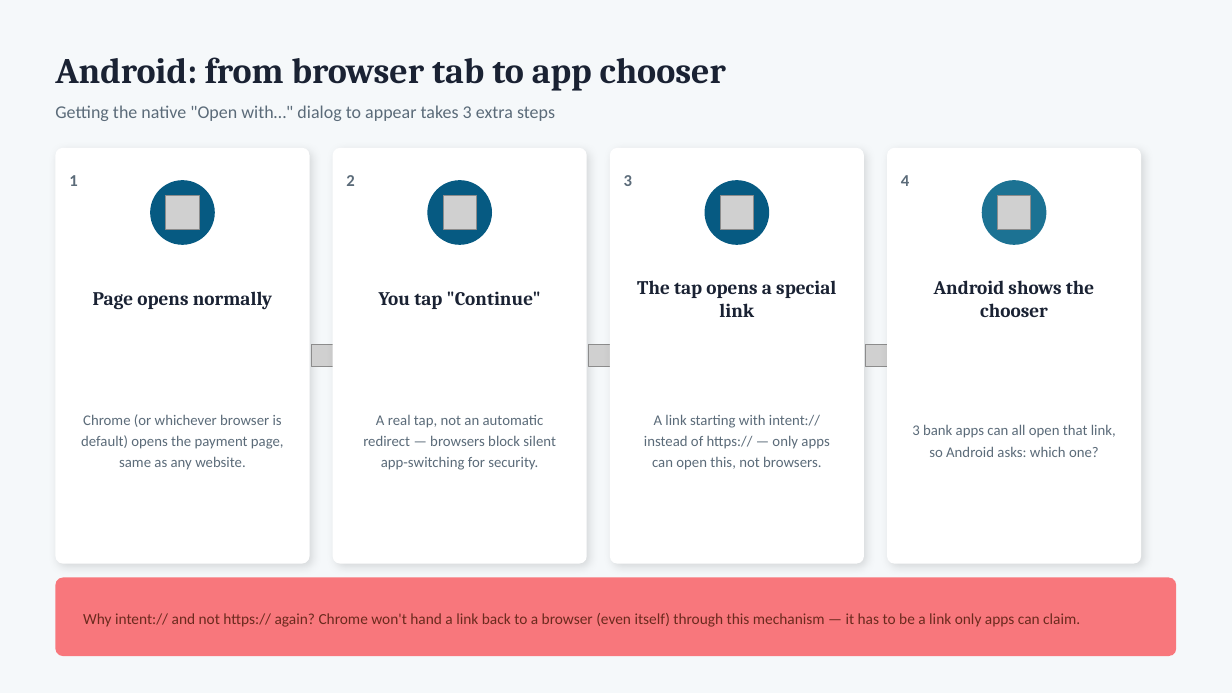
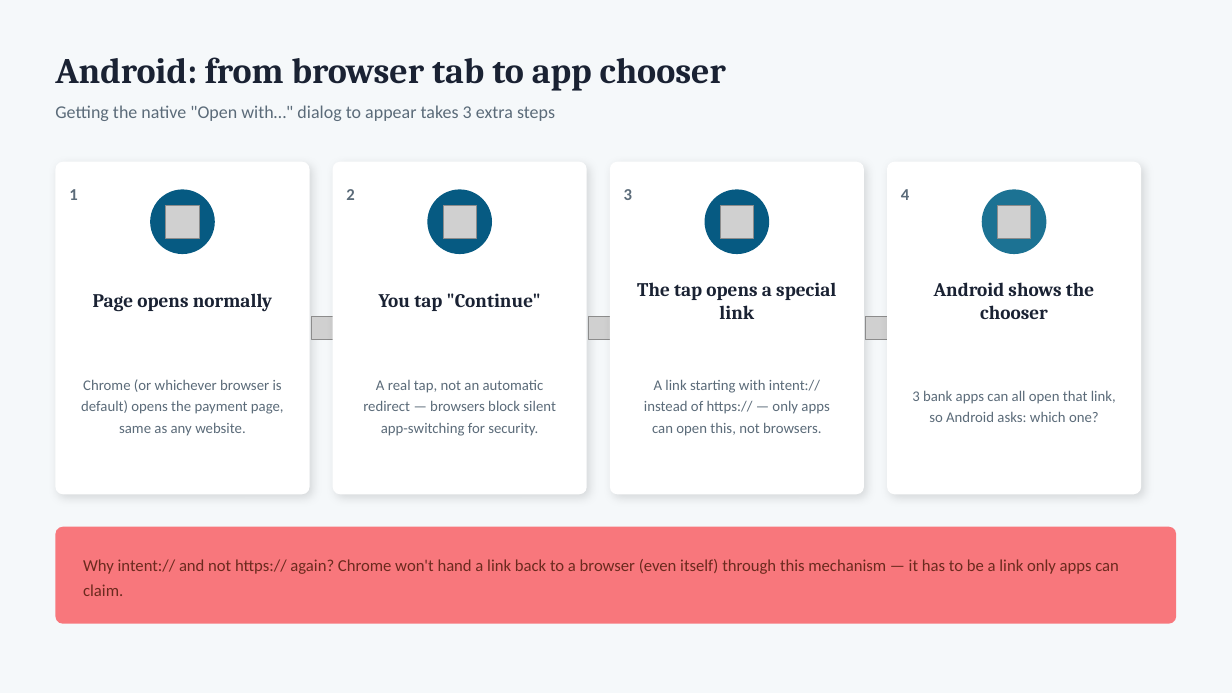
Before and after one commit to deandrehaijielim-commits/sgqr-deep-link-demo, a slide deck: slide 4 of SGQR_Deep_Linking_Simulation.pptx. Drawn at 1232x693 pixels with LibreOffice and Linux fonts; fonts in the diff are those of the drawing; grey boxes stand for pictures. Boxes give left, top, right and bottom in pixels: in the first picture for what was removed or moved away, otherwise in the second. Text is boxed around its words. In the diff, an @@ line names an element or a change of style, - is before the commit and + after.

Commit message:
Fix deck: correct bank brand colors, reduce whitespace, fix icon contrast

```diff
--- a/SGQR_Deep_Linking_Simulation.pptx
+++ b/SGQR_Deep_Linking_Simulation.pptx
@@ rounded rectangle: place and size @@
-rounded rectangle at [55, 148, 310, 564]
+rounded rectangle at [55, 162, 310, 494]
@@ rounded rectangle: place and size @@
-rounded rectangle at [333, 148, 587, 564]
+rounded rectangle at [333, 162, 587, 494]
@@ rounded rectangle: place and size @@
-rounded rectangle at [610, 148, 864, 564]
+rounded rectangle at [610, 162, 864, 494]
@@ rounded rectangle: place and size @@
-rounded rectangle at [887, 148, 1141, 564]
+rounded rectangle at [887, 162, 1141, 494]
@@ 4 texts: place and size @@
-4 texts at [69, 175, 909, 186]
+4 texts at [69, 189, 909, 200]
@@ 4 pictures, 4 ellipses: place and size @@
-4 pictures, 4 ellipses at [150, 180, 1046, 245]
+4 pictures, 4 ellipses at [150, 189, 1046, 254]
@@ 3 pictures: place and size @@
-3 pictures at [311, 345, 888, 367]
+3 pictures at [311, 317, 888, 339]
@@ text "Chrome (or whichever browser is ...": place and size @@
-text "Chrome (or whichever browser is ..." at [81, 414, 284, 470]
+text "Chrome (or whichever browser is ..." at [81, 379, 284, 436]
@@ text "A real tap, not an ...": place and size @@
-text "A real tap, not an ..." at [363, 415, 555, 470]
+text "A real tap, not an ..." at [363, 380, 555, 436]
@@ text "A link starting with intent:// ...": place and size @@
-text "A link starting with intent:// ..." at [644, 414, 829, 470]
+text "A link starting with intent:// ..." at [644, 379, 829, 436]
@@ text "3 bank apps can all ...": place and size @@
-text "3 bank apps can all ..." at [912, 424, 1116, 457]
+text "3 bank apps can all ..." at [912, 390, 1116, 422]
@@ rounded rectangle: place and size @@
-rounded rectangle at [55, 578, 1177, 656]
+rounded rectangle at [55, 527, 1177, 624]
@@ rounded rectangle at [55, 527, 1177, 624]: proportions changed @@
@@ text "Why intent:// and not https:// ...": place and size @@
-text "Why intent:// and not https:// ..." at [83, 613, 1080, 627]
+text "Why intent:// and not https:// ..." at [83, 559, 1119, 596]
@@ text "Why intent:// and not https:// ..." at [83, 559, 1119, 596]: size 12 to 13 pt; line spacing 1.2 to 1.25 @@
```
Also in this commit, not shown: 7 other slides changed.
